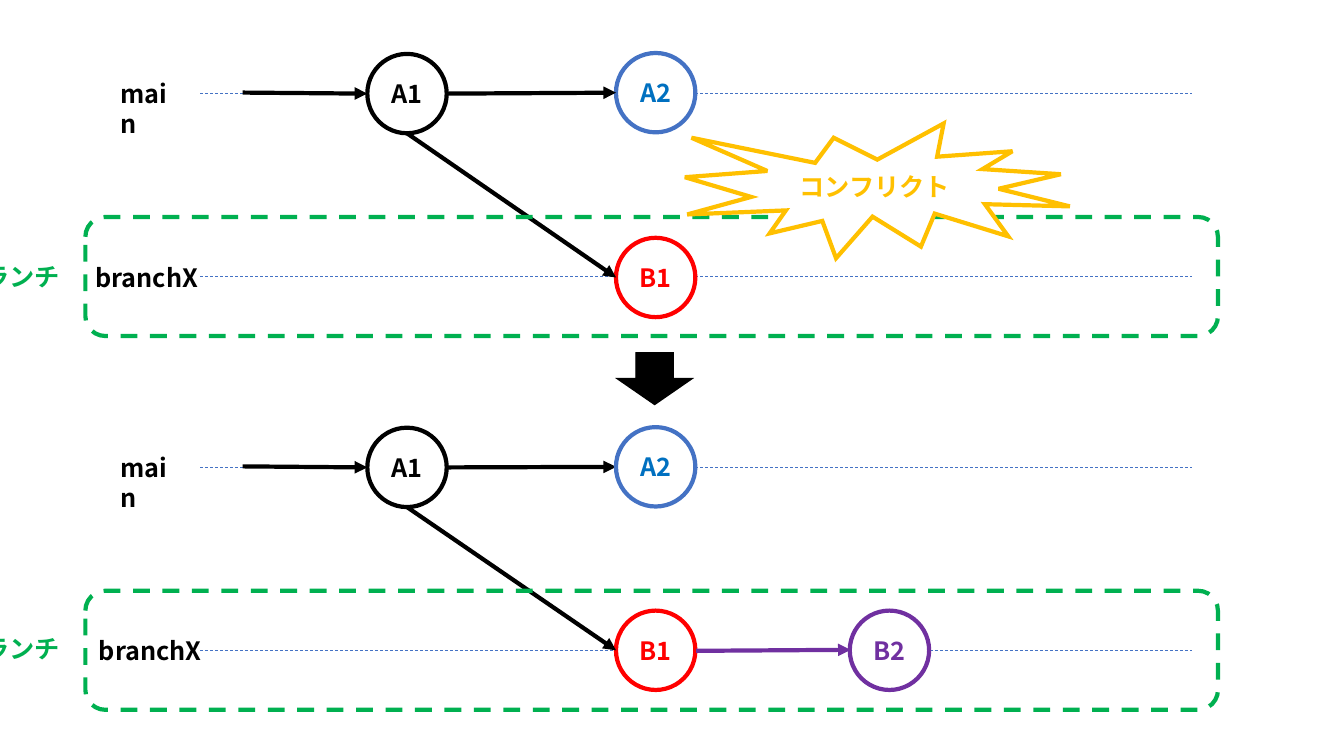
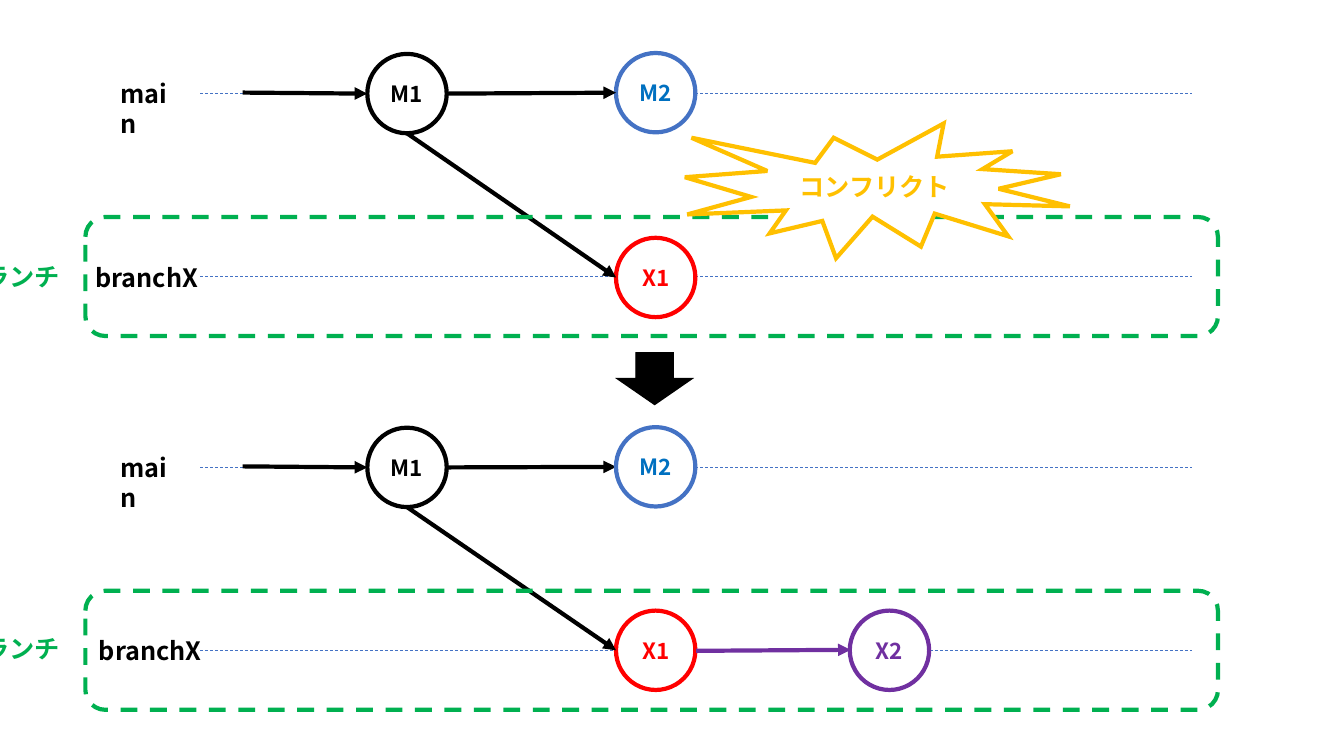
Before and after one commit to nishida2073/ai_navive, a slide deck: slide 48 of 01_テキスト/Git入門_図.pptx (slide 47 before the commit). Drawn at 1344x756 pixels with LibreOffice and Linux fonts; fonts in the diff are those of the drawing. Boxes give left, top, right and bottom in pixels: in the first picture for what was removed or moved away, otherwise in the second. Text is boxed around its words. In the diff, an @@ line names an element or a change of style, - is before the commit and + after.

```diff
--- a/01_テキスト/Git入門_図.pptx
+++ b/01_テキスト/Git入門_図.pptx
@@ text in ellipse at [391, 85, 423, 102]: text changed; size 18 to 16 pt @@
-A1
+M1
@@ text in ellipse at [640, 84, 672, 101]: text changed; size 18 to 16 pt @@
-A2
+M2
@@ text in ellipse at [642, 269, 669, 286]: text changed; size 18 to 16 pt @@
-B1
+X1
@@ text in ellipse at [391, 459, 423, 476]: text changed; size 18 to 16 pt @@
-A1
+M1
@@ text in ellipse at [640, 458, 672, 475]: text changed; size 18 to 16 pt @@
-A2
+M2
@@ text in ellipse at [642, 642, 669, 659]: text changed; size 18 to 16 pt @@
-B1
+X1
@@ text in ellipse at [876, 642, 903, 659]: text changed; size 18 to 16 pt @@
-B2
+X2
```
Also in this commit, not shown: 9 other slides changed, 1 slide added, 10 slides removed, 1 other file.
